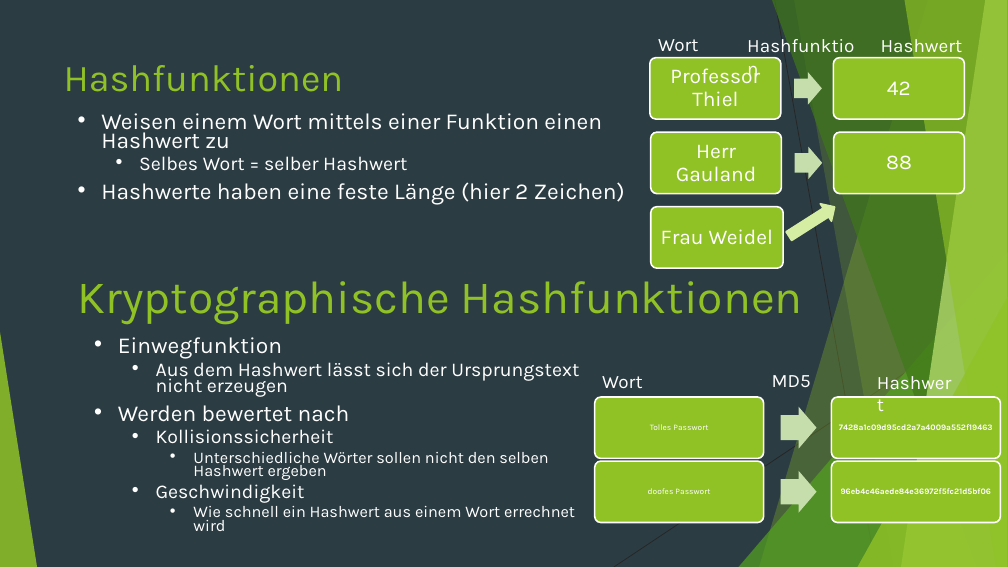
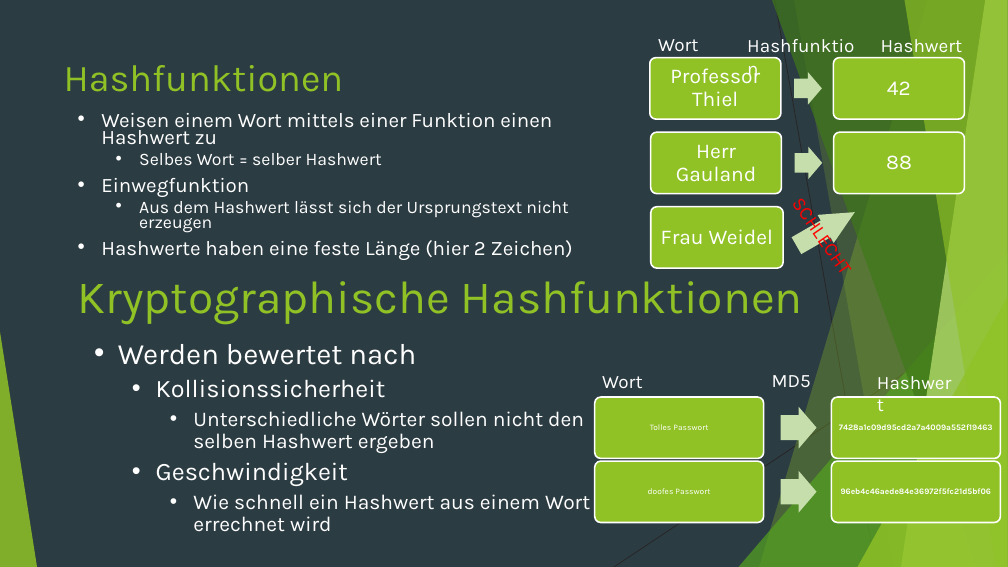
Before and after one commit to StefanSchuck/JohnTheRipperVortrag, a slide deck: slide 3 of Vortrag.pptx. Drawn at 1008x567 pixels with LibreOffice and Linux fonts; fonts in the diff are those of the drawing. Boxes give left, top, right and bottom in pixels: in the first picture for what was removed or moved away, otherwise in the second. Text is boxed around its words. In the diff, an @@ line names an element or a change of style, - is before the commit and + after.

```diff
--- a/Vortrag.pptx
+++ b/Vortrag.pptx
@@ text at bbox=[101, 113, 573, 260]: size 21.7 to 19.6 pt in "Weisen einem Wort mittels einer Funktion einen ...", "Hashwerte haben eine feste Länge (hier 2 ..."; size 18.6 to 16.8 pt in "Selbes Wort = selber Hashwert" @@
@@ text at bbox=[101, 178, 568, 233]: paragraphs added @@
+• Einwegfunktion
+  • Aus dem Hashwert lässt sich der Ursprungstext nicht erzeugen
@@ text added at bbox=[781, 184, 867, 289], 18 pt, text #FF0000 @@
+SCHLECHT
@@ right arrow removed at bbox=[783, 198, 841, 245] @@
@@ freeform shape added at bbox=[789, 198, 863, 260], fill #C6DDAD @@
@@ text "Werden bewertet nach" at bbox=[118, 344, 590, 532]: size 21.7 to 28 pt in "Werden bewertet nach"; size 18.6 to 24 pt in "Kollisionssicherheit", "Geschwindigkeit"; size 15.5 to 20 pt in "Unterschiedliche Wörter sollen nicht den selben Hashwert ...", "Wie schnell ein Hashwert aus einem Wort ..."; line spacing 0.7 to 0.9 @@
@@ text at bbox=[118, 337, 579, 397]: paragraphs removed @@
-• Einwegfunktion
-  • Aus dem Hashwert lässt sich der Ursprungstext nicht erzeugen
```
Also in this commit, not shown: 8 other slides changed, 3 slides added, 5 slides removed, 1 other file.
